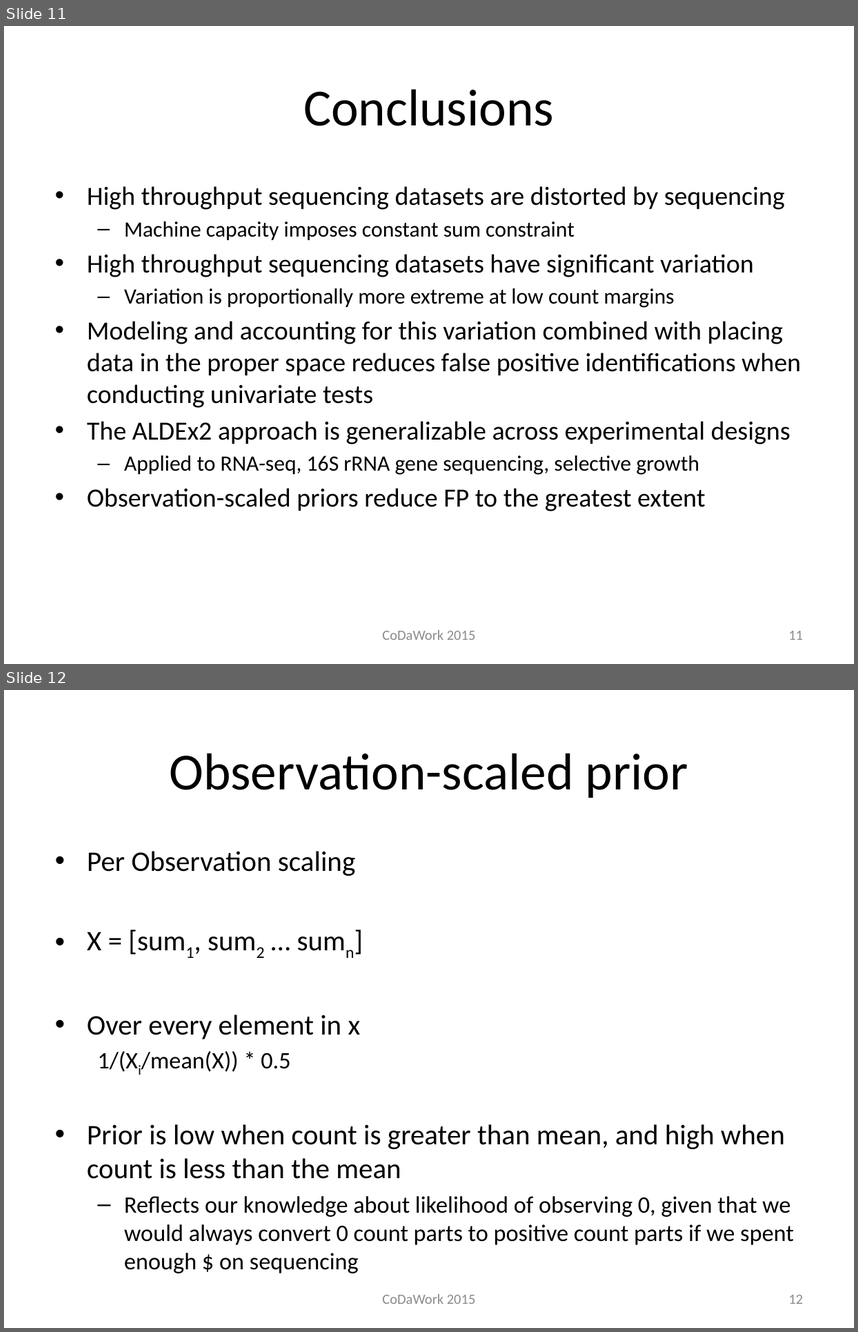
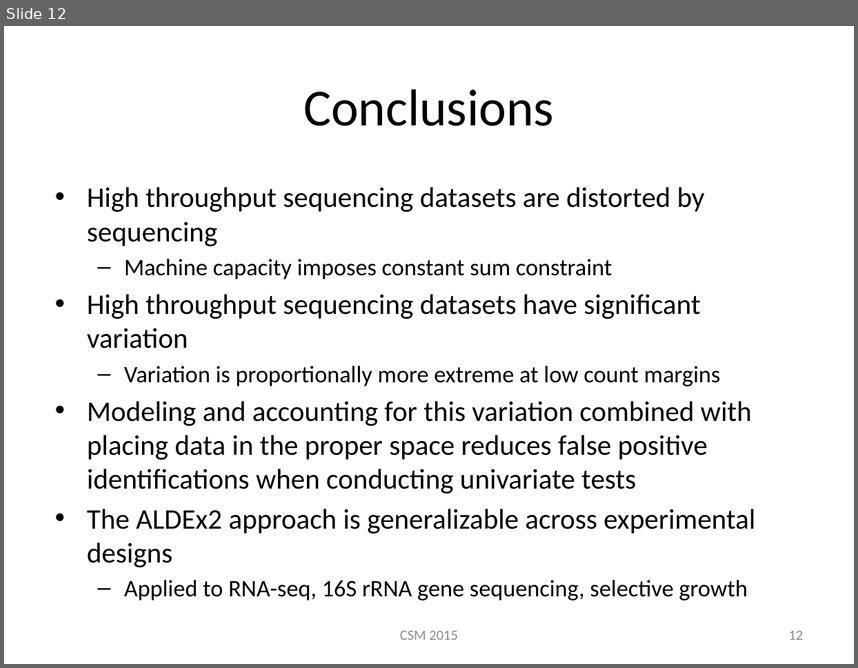
Before and after one commit to ggloor/compositions, a slide deck: CSM_2015_r.pptx. Shown one above the other, each under a label of ours: slides 11 and 12 before the commit, slide 12 after it. The pictures are 858x1332 and 858x668 pixels, drawn with LibreOffice and Linux fonts; fonts in the diff are those of the drawing. Boxes give left, top, right and bottom in pixels: in the first picture for what was removed or moved away, otherwise in the second. Text is boxed around its words. In the diff, an @@ line names an element or a change of style, - is before the commit and + after.

```diff
--- a/CSM_2015_r.pptx
+++ b/CSM_2015_r.pptx
@@ slide 12 removed at box(4, 690, 854, 1328), background #FFFFFF @@
@@ title removed at box(169, 753, 688, 798) @@
-Observation-scaled prior
@@ text removed at box(87, 851, 794, 1273) @@
-• Per Observation scaling
-• X = [sum1, sum2 … sumn]
-• Over every element in x
-  1/(Xi/mean(X)) * 0.5
-• Prior is low when count is greater than mean, and high when count is less than the mean
-  – Reflects our knowledge about likelihood of observing 0, given that we would always convert 0 count parts to positive count parts if we spent enough $ on sequencing
@@ text removed at box(382, 1294, 476, 1303) @@
-CoDaWork 2015
@@ page number removed at box(789, 1294, 803, 1303) @@
-12
@@ what was slide 11 is now slide 12 @@
@@ slide 12 changed as well @@
@@ text "High throughput sequencing datasets are ..." at box(87, 187, 755, 600): size 22.2 to 24 pt in "High throughput sequencing datasets are distorted by ...", "High throughput sequencing datasets have significant variati ...", "Modeling and accounting for this variation combined ...", "The ALDEx2 approach is generalizable across experimental ..."; size 18.5 to 20 pt in "Machine capacity imposes constant sum constraint", "Variation is proportionally more extreme at low ...", "Applied to RNA-seq, 16S rRNA gene sequencing, ..." @@
@@ text at box(87, 488, 705, 511): paragraph removed @@
-• Observation-scaled priors reduce FP to the greatest extent
@@ text at box(400, 630, 458, 639): text changed @@
-CoDaWork 2015
+CSM 2015
@@ page number at box(789, 630, 803, 639): text changed @@
-11
+12
```
Also in this commit, not shown: 10 other slides changed, 1 slide added.
